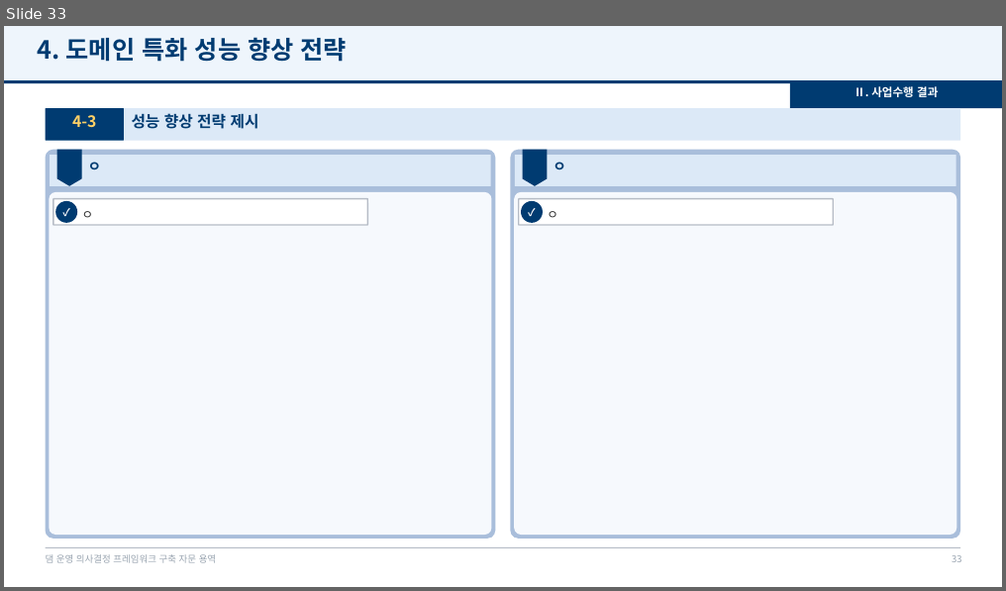
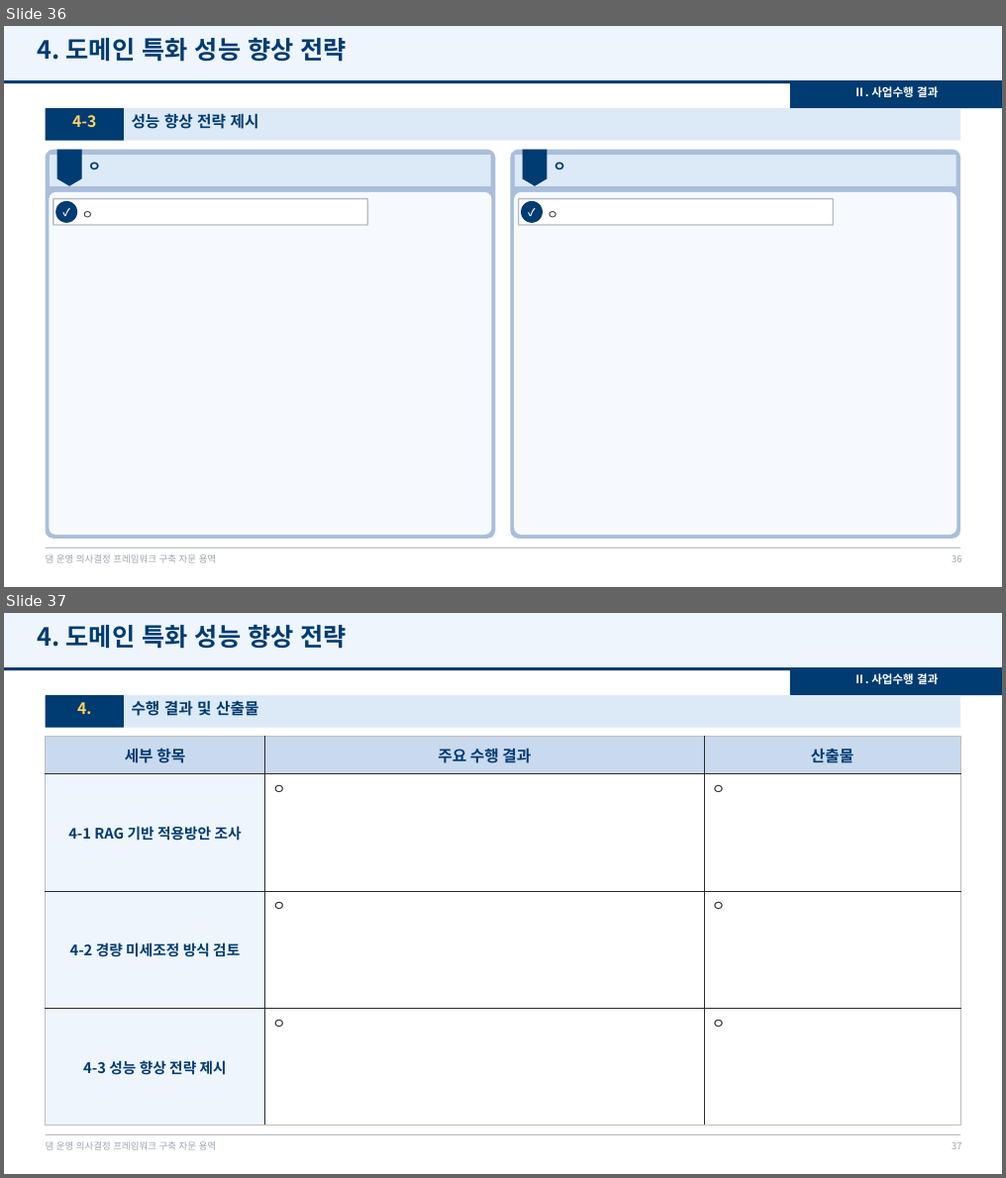
Before and after one commit to mkm1119/KGRAG-LLM, a slide deck: project_khnp/2026.12.09_최종보고회_발표자료_템플릿.pptx. Shown one above the other, each under a label of ours: slide 33 before the commit, slides 36 and 37 after it. The pictures are 1006x591 and 1006x1178 pixels, drawn with LibreOffice and Linux fonts; fonts in the diff are those of the drawing; background and template pictures are left out. Boxes give left, top, right and bottom in pixels: in the first picture for what was removed or moved away, otherwise in the second. Text is boxed around its words. In the diff, an @@ line names an element or a change of style, - is before the commit and + after.

```diff
--- a/project_khnp/2026.12.09_최종보고회_발표자료_템플릿.pptx
+++ b/project_khnp/2026.12.09_최종보고회_발표자료_템플릿.pptx
@@ slide 37 added at (4,613,1002,1174), background #FFFFFF; not listed: 4 template elements that a slide beside it also shows @@
@@ text added at (38,624,347,649), 24 pt, text #003B71, bold @@
+4. 도메인 특화 성능 향상 전략
@@ rectangle added at (790,670,1002,695), fill #003B71 @@
@@ rounded rectangle added at (46,695,960,728), fill #DCE9F7 @@
@@ rounded rectangle added at (46,695,124,728), fill #003B71 @@
@@ text added at (132,700,258,716), 15 pt, text #003B71, bold @@
+수행 결과 및 산출물
@@ text added at (853,673,938,684), 11 pt, text #FFFFFF, bold @@
+Ⅱ. 사업수행 결과
@@ text added at (77,702,91,714), 15 pt, text #FFD166, bold @@
+4.
@@ table added at (46,737,960,1126), 4 rows, 3 columns @@
+세부 항목 | 주요 수행 결과 | 산출물
+4-1 RAG 기반 적용방안 조사 | ㅇ | ㅇ
+4-2 경량 미세조정 방식 검토 | ㅇ | ㅇ
+4-3 성능 향상 전략 제시 | ㅇ | ㅇ
@@ page number added at (951,1143,961,1150), 9 pt, text #9AA5B1 @@
+37
@@ what was slide 33 is now slide 36 @@
```
Also in this commit, not shown: 1 slide changed, 3 other slides added, 1 other file.
